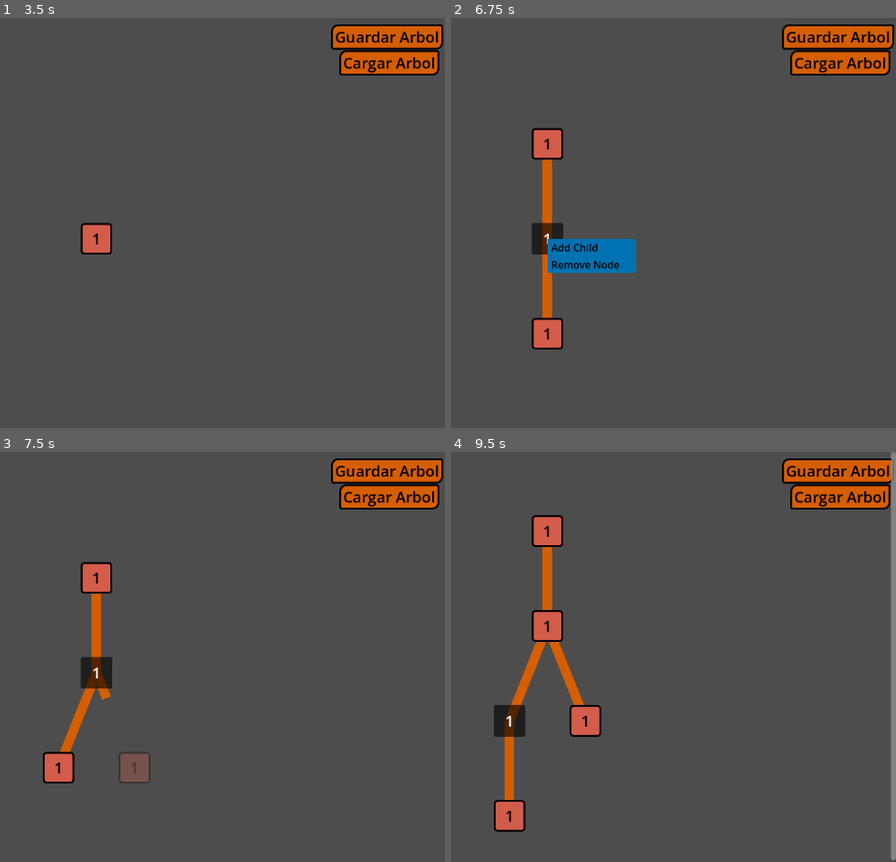
Above: before the commit, frames 1-4 (two rows, left to right).
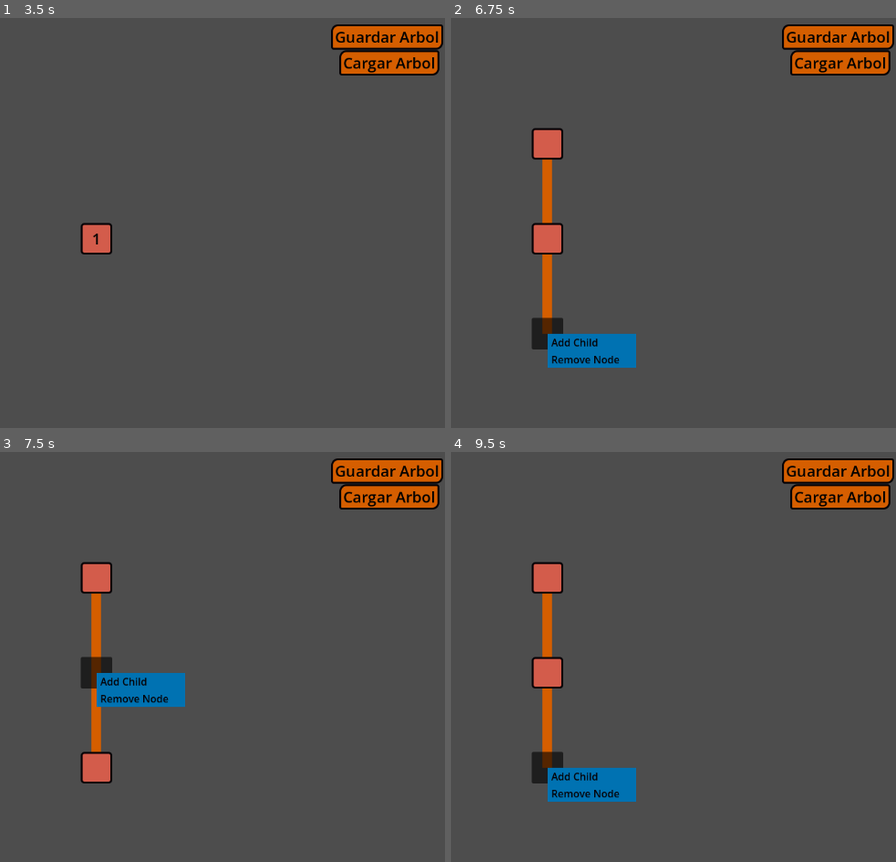
Above: after the commit, the same moments.

Repository: HectorAldao/visualizing_machine_learning
Game: Godot game, scene res://scenes/menus/main_menu.tscn
Two runs of this game, one before a commit and one after it. Both use one fixed random seed, a clock stepped at 60 frames per second and the inputs below.
Inputs (mouse positions are in pixels of both pictures, inside the frame that each line leads up to):
- Up to frame 1 (3.5 s): click "Decision Tree" at 0.5 s; click "Manualmente" at 1.25 s; click "Cargar Arbol" at 2 s; click "Guardar Arbol" at 2.75 s
- Up to frame 2 (6.75 s): click "1" at 3.5 s; click (548, 239) at 4.25 s; click "1" at 5 s; click (548, 284) at 5.77 s; click "1" at 6.5 s
- Up to frame 3 (7.5 s): click (97, 673) at 7.27 s
- Up to frame 4 (9.5 s): click (508, 767) at 8 s, where only the run before the commit has a clickable "1"; click (548, 767) at 8.77 s

Frame 1 is identical in both runs. In frame 2, 4.1% of the frame differs, in the area x 18-42%, y 29-86%; in frame 3, 3.9%; in frame 4, 8.6%, in the area x 9-100%, y 0-100%.

Commit message:
feat: info on hover but only for root

Diff:
--- a/godot_project/scenes/controllers/controller_dtree/controller_dtree.gd
+++ b/godot_project/scenes/controllers/controller_dtree/controller_dtree.gd
@@ -180,7 +180,7 @@
 		start_training_button.visible = false
 
 
-func _create_root_for_algorithm(attribute: String, label: String, is_leaf: bool) -> int:
+func _create_root_for_algorithm(attribute: String, label: String, is_leaf: bool, info_value: String) -> int:
 	var dnode: DNode = preload(dnode_scene).instantiate()
 	dnode.id = 0
 	dnode.depth = 0
@@ -189,6 +189,7 @@
 	dnode.label = label
 	dnode.text = label if is_leaf else attribute
 	dnode.is_leaf = is_leaf
+	dnode.information_variable_value = info_value
 
 	# No popup menu if is not manual
 	dnode.was_created_by_algorithm = true
@@ -201,7 +202,7 @@
 	return 0
 
 
-func _add_child_node_for_algorithm(parent_id: int, branch_value, attribute: String, label: String, is_leaf: bool) -> int:
+func _add_child_node_for_algorithm(parent_id: int, branch_value, attribute: String, label: String, is_leaf: bool, info_value: String) -> int:
 	var parent_dnode: DNode = dtree.nodes_dict.get(parent_id)
 	if parent_dnode == null:
 		print("Error: Parent node not found: ", parent_id)
@@ -232,6 +233,7 @@
 	dnode.is_leaf = is_leaf
 	dnode.branch_value = branch_value
 	dnode.was_created_by_algorithm = true
+	dnode.information_variable_value = info_value
 
 	dtree.nodes_dict[new_id] = dnode
 	dtree.nodes_container.add_child(dnode)
@@ -267,14 +269,14 @@
 		algorithm.register_placeholder_node_ids(branch_to_id)
 
 
-func _on_algorithm_add_node_requested(parent_id: int, branch_value, attribute: String, label: String, is_leaf: bool, children_branch_values: Array) -> void:
+func _on_algorithm_add_node_requested(parent_id: int, branch_value, attribute: String, label: String, is_leaf: bool, children_branch_values: Array, info_value: String) -> void:
 	# This is called by the algorithm to actually create nodes
 	var created_node_id: int
 
 	if parent_id == -1:  # Is root
-		created_node_id = _create_root_for_algorithm(attribute, label, is_leaf)
+		created_node_id = _create_root_for_algorithm(attribute, label, is_leaf, info_value)
 	else:  # Is child
-		created_node_id = _add_child_node_for_algorithm(parent_id, branch_value, attribute, label, is_leaf)
+		created_node_id = _add_child_node_for_algorithm(parent_id, branch_value, attribute, label, is_leaf, info_value)
 
 	if algorithm and created_node_id != -1:
 		# Pre-create placeholder children BEFORE update_pending_parent_ids so that
--- a/godot_project/scenes/objects/dtree/algorithm_dtree/algorithm_dtree.gd
+++ b/godot_project/scenes/objects/dtree/algorithm_dtree/algorithm_dtree.gd
@@ -15,7 +15,7 @@
 
 # Signal to request node/edge creation (same as manual mode)
 # children_branch_values carries the branch values for pre-creating placeholder children
-signal add_node_requested(parent_id: int, branch_value, attribute: String, label: String, is_leaf: bool, children_branch_values: Array)
+signal add_node_requested(parent_id: int, branch_value, attribute: String, label: String, is_leaf: bool, children_branch_values: Array, info_value: String)
 
 
 # Algorithm state
@@ -112,7 +112,7 @@
 
 		details["tipo_de_nodo"] = "leaf"
 
-		add_node_requested.emit(parent_id, branch_value, "", label, true, [])
+		add_node_requested.emit(parent_id, branch_value, "", label, true, [], "")
 		return
 
 	# Check if no attributes left
@@ -123,7 +123,7 @@
 		details["tipo_de_nodo"] = "leaf_majority"
 		details["etiqueta_mayoritaria"] = majority_label
 
-		add_node_requested.emit(parent_id, branch_value, "", majority_label, true, [])
+		add_node_requested.emit(parent_id, branch_value, "", majority_label, true, [], "")
 		return
 
 	# Calculate information gain for all attributes
@@ -192,7 +192,7 @@
 	details["lista_ramas_mejor_atributo"] = ramas_mejor_atributo
 	# Create internal node AFTER adding children to stack
 	# This ensures children are in the call stack when update_pending_parent_ids is called
-	add_node_requested.emit(parent_id, branch_value, best_attr, "", false, best_attr_values_set)
+	add_node_requested.emit(parent_id, branch_value, best_attr, "", false, best_attr_values_set, "%.2f" % best_gain)
 
 
 # Helper functions
--- a/godot_project/scenes/objects/dtree/dnode/dnode.gd
+++ b/godot_project/scenes/objects/dtree/dnode/dnode.gd
@@ -24,6 +24,7 @@
 var label: String = ""      # Class label (if leaf)
 var is_leaf: bool = false   # Whether this is a leaf node
 var branch_value = null     # The value this node represents from parent's split
+var information_variable_value: String = ""
 
 # For the algorithmic mode
 var was_created_by_algorithm: bool = false
@@ -53,6 +54,9 @@
 	if not was_created_by_algorithm:
 		mouse_filter = Control.MOUSE_FILTER_PASS
 		gui_input.connect(_on_gui_input)
+
+	mouse_entered.connect(_on_mouse_entered)
+	mouse_exited.connect(_on_mouse_exited)
 
 
 func _on_gui_input(event: InputEvent):
@@ -91,3 +95,11 @@
 	tween.tween_callback(func(): theme = new_theme; text = new_text)
 	tween.tween_property(self, "modulate:a", 1.0, 0.3) \
 		.set_trans(Tween.TRANS_SINE).set_ease(Tween.EASE_OUT)
+
+
+func _on_mouse_entered():
+	text = information_variable_value
+
+
+func _on_mouse_exited():
+	text = attribute if attribute else label
--- a/godot_project/themes/nodes_themes/default_theme/default_node_theme.tres
+++ b/godot_project/themes/nodes_themes/default_theme/default_node_theme.tres
@@ -26,6 +26,7 @@
 Button/colors/font_color = Color(0, 0, 0, 1)
 Button/constants/h_separation = 4
 Button/font_sizes/font_size = 24
+Button/styles/hover = SubResource("StyleBoxFlat_vu6l5")
 Button/styles/normal = SubResource("StyleBoxFlat_vu6l5")
 PopupMenu/colors/font_color = Color(0.019607844, 0.003921569, 0.019607844, 1)
 PopupMenu/colors/font_disabled_color = Color(0.23753911, 0.23753914, 0.23753911, 1)
--- a/godot_project/themes/nodes_themes/leaf_theme/leaf_theme.tres
+++ b/godot_project/themes/nodes_themes/leaf_theme/leaf_theme.tres
@@ -24,6 +24,7 @@
 Button/colors/font_color = Color(0, 0, 0, 1)
 Button/constants/h_separation = 4
 Button/font_sizes/font_size = 24
+Button/styles/hover = SubResource("StyleBoxFlat_vu6l5")
 Button/styles/normal = SubResource("StyleBoxFlat_vu6l5")
 PopupMenu/colors/font_color = Color(0.019607844, 0.003921569, 0.019607844, 1)
 PopupMenu/colors/font_disabled_color = Color(0.23753911, 0.23753914, 0.23753911, 1)
--- /dev/null
+++ b/godot_project/themes/nodes_themes/noleaf_theme/noleaf_style_box.tres
@@ -0,0 +1,17 @@
+[gd_resource type="StyleBoxFlat" format=3 uid="uid://gvecqnyauc81"]
+
+[resource]
+content_margin_left = 6.0
+content_margin_top = 3.0
+content_margin_right = 6.0
+content_margin_bottom = 3.0
+bg_color = Color(0.8256567, 0.36293545, 0.29278603, 1)
+border_width_left = 3
+border_width_top = 3
+border_width_right = 3
+border_width_bottom = 3
+border_color = Color(0.019607844, 0.003921569, 0.019607844, 1)
+corner_radius_top_left = 5
+corner_radius_top_right = 5
+corner_radius_bottom_right = 5
+corner_radius_bottom_left = 5
--- a/godot_project/themes/nodes_themes/noleaf_theme/noleaf_theme.tres
+++ b/godot_project/themes/nodes_themes/noleaf_theme/noleaf_theme.tres
@@ -1,20 +1,6 @@
 [gd_resource type="Theme" format=3 uid="uid://cmsv2q8q35lvy"]
 
-[sub_resource type="StyleBoxFlat" id="StyleBoxFlat_vu6l5"]
-content_margin_left = 6.0
-content_margin_top = 3.0
-content_margin_right = 6.0
-content_margin_bottom = 3.0
-bg_color = Color(0.8256567, 0.36293545, 0.29278603, 1)
-border_width_left = 3
-border_width_top = 3
-border_width_right = 3
-border_width_bottom = 3
-border_color = Color(0.019607844, 0.003921569, 0.019607844, 1)
-corner_radius_top_left = 5
-corner_radius_top_right = 5
-corner_radius_bottom_right = 5
-corner_radius_bottom_left = 5
+[ext_resource type="StyleBox" uid="uid://gvecqnyauc81" path="res://themes/nodes_themes/noleaf_theme/noleaf_style_box.tres" id="1_s0opj"]
 
 [sub_resource type="StyleBoxFlat" id="StyleBoxFlat_rjgu6"]
 bg_color = Color(0.3372549, 0.7058824, 0.9137255, 1)
@@ -26,7 +12,8 @@
 Button/colors/font_color = Color(0, 0, 0, 1)
 Button/constants/h_separation = 4
 Button/font_sizes/font_size = 24
-Button/styles/normal = SubResource("StyleBoxFlat_vu6l5")
+Button/styles/hover = ExtResource("1_s0opj")
+Button/styles/normal = ExtResource("1_s0opj")
 PopupMenu/colors/font_color = Color(0.019607844, 0.003921569, 0.019607844, 1)
 PopupMenu/colors/font_disabled_color = Color(0.23753911, 0.23753914, 0.23753911, 1)
 PopupMenu/colors/font_hover_color = Color(0.019607844, 0.003921569, 0.019607844, 1)
